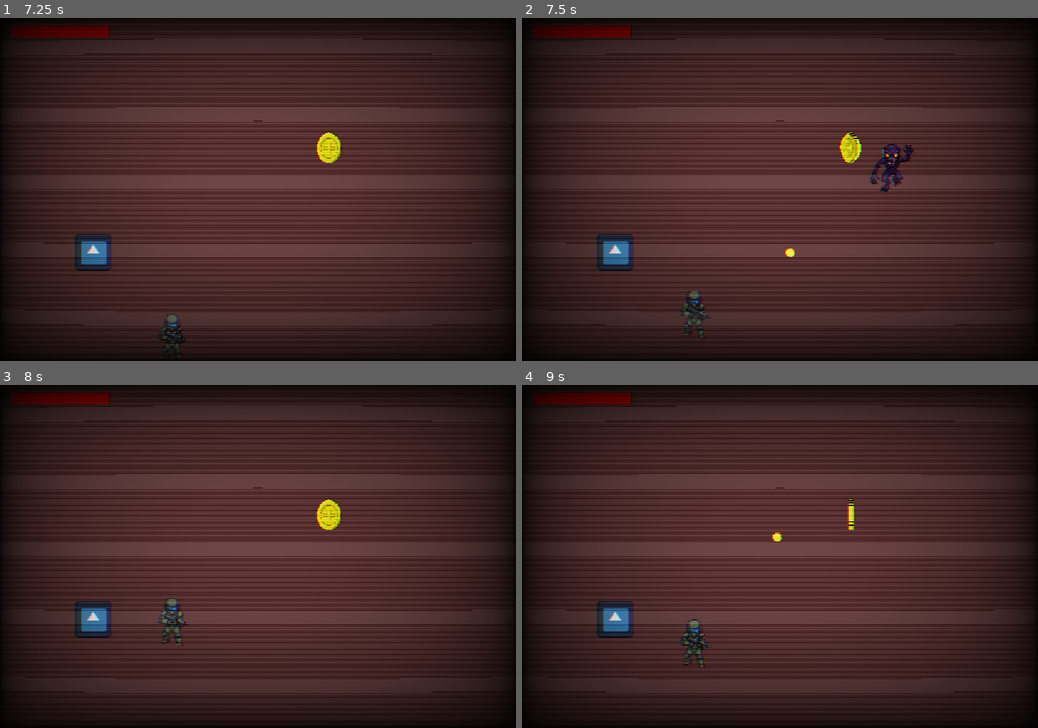
Above: before the commit, frames 1-4 (two rows, left to right).
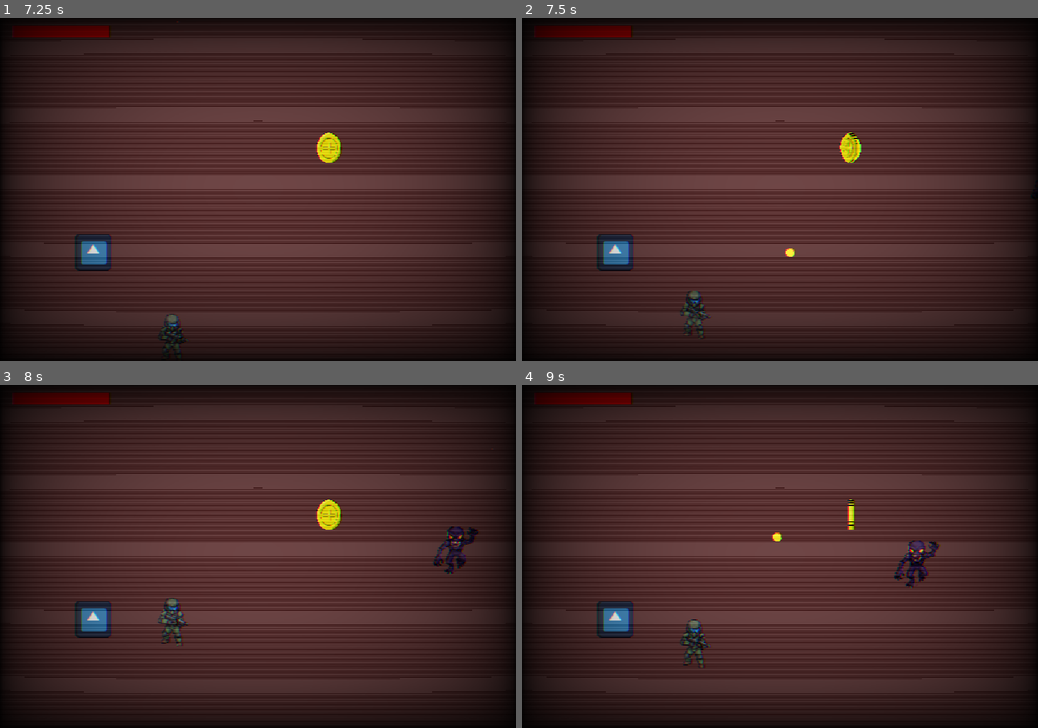
Above: after the commit, the same moments.

Repository: Krelian88/npa-game
Game: Godot game, scene res://Scene/main_menu.tscn
Same seed, same stepped clock (60 frames per second), same inputs: the game is played once before the commit and once after it. The engine's default icon, where the game draws it, is replaced by a stand-in: a white triangle on a blue panel in a dark square. Sound files missing from this copy of the repository are replaced by a short silence.
Inputs (mouse positions are in pixels of both pictures, inside the frame that each line leads up to):
- Up to frame 1 (7.25 s): click "PLAY" at 0.5 s; tap Enter (ui_accept) at 1.25, 1.52, 4.52 s; move the mouse to (371, 172) at 1.27 s; hold Right (Move Right) 1.28-2 s; click (371, 172) at 1.35 s; drag from (154, 206) to (330, 148) at 2.02 s; move the mouse to (309, 114) at 2.77 s; hold Right (Move Right) 2.78-3.5 s; click (309, 114) at 2.85 s; drag from (232, 258) to (92, 251) at 3.52 s; move the mouse to (412, 240) at 4.27 s; hold Left (Move Left) 4.28-5 s; click (412, 240) at 4.35 s; drag from (103, 138) to (92, 251) at 5.02 s; move the mouse to (283, 189) at 5.77 s; hold Down (Move Down) 5.78-6.5 s; click (283, 189) at 5.85 s; drag from (180, 103) to (154, 206) at 6.52 s
- Up to frame 2 (7.5 s): move the mouse to (893, 172) at 7.27 s; hold Up (Move Up) from 7.28 s (still down); click (893, 172) at 7.35 s
- Up to frame 3 (8 s): keep holding Up (Move Up); tap Enter (ui_accept) at 7.52 s
- Up to frame 4 (9 s): release Up (Move Up) at 8 s; drag from (676, 573) to (852, 515) at 8.02 s; move the mouse to (831, 481) at 8.77 s; hold Down (Move Down) from 8.78 s (still down); click (831, 481) at 8.85 s

Frame 1 is identical in both runs. In frame 2, 0.6% of the frame differs, in the area x 67-100%, y 36-53%; in frame 3, 0.5%; in frame 4, 0.6%.

Commit message:
Add spawn entry points with tweened enemy entry
Introduce SPAWN_ENTRIES to define per-segment spawn "from" and "to" points and update spawning logic to use those entries for both regular enemies and boss minions. New behavior sets an is_entering flag on spawned enemies and creates a Tween to move them from the entry point to the target, clearing the flag when the animation finishes. enemy_base.gd was updated to add the is_entering variable, an early return in _physics_process while entering, and a declared died signal. Changes make enemy spawn locations consistent and provide a smooth entry animation while preventing AI movement during spawn.

Diff:
--- a/Scripts/boss.gd
+++ b/Scripts/boss.gd
@@ -166,8 +166,18 @@
 	for i in range(count):
 		var scene = enemy_scenes[randi() % enemy_scenes.size()]
 		var minion : EnemyBase = scene.instantiate()
-		minion.position.x = randf_range(100, 980)
-		minion.position.y = randf_range(0, 750)
+		var entries : Array = segment_manager.SPAWN_ENTRIES[3]
+		var entry : Dictionary = entries[randi() % entries.size()]
+		minion.position = entry["from"]
+		minion.is_entering = true
+		var tween := create_tween()
+		tween.set_ease(Tween.EASE_OUT)
+		tween.set_trans(Tween.TRANS_QUAD)
+		tween.tween_property(minion, "position", entry["to"], 0.8)
+		tween.tween_callback(func():
+			if is_instance_valid(minion):
+				minion.is_entering = false
+		)
 		minion.died.connect(segment_manager.on_enemy_died)
 		get_parent().add_child(minion)
 		segment_manager.enemies_alive += 1
--- a/Scripts/enemy_base.gd
+++ b/Scripts/enemy_base.gd
@@ -1,11 +1,17 @@
 class_name EnemyBase
 extends CharacterBody2D
 
+# SIGNALS START HERE: *****************************
 signal died # ← declares the signal
+# SIGNALS END ************************************
 
+# VARIABLES START HERE: ******************************
 var enemy_health = 0
 var speed = 0
+var is_entering := false
+# VARIABLES END *************************************
 
+# FUNCTIONS START HERE: ****************************
 func take_damage() -> void:
 	enemy_health -= 1
 	if enemy_health <= 0:
@@ -16,8 +22,11 @@
 	pass
 
 func _physics_process(delta: float) -> void:
+	if is_entering:
+		return
 	var player = get_parent().get_node("Player")
 	if player:
 		var direction = global_position.direction_to(player.global_position)
 		velocity = speed * direction
 		move_and_slide()
+# FUNCTIONS END *****************************************
--- a/Scripts/segment_manager.gd
+++ b/Scripts/segment_manager.gd
@@ -11,6 +11,8 @@
 const SEGMENT_COUNT := 4
 const LEVEL_HEIGHT := 3000
 const SEGMENT_HEIGHT := 750 # LEVEL_HEIGHT PER SEGMENT_COUNT
+
+# SEGMENTS SIZE AND DIVISION:
 const SEGMENTS := [
 	{"y_min": 2250, "y_max": 3000, "start_x": 540, "start_y": 2850, "enemies": 3},
 	{"y_min": 1500, "y_max": 2250, "start_x": 540, "start_y": 2100, "enemies": 6},
@@ -18,6 +20,46 @@
 	{"y_min": 0,    "y_max": 750,  "start_x": 540, "start_y": 600, "enemies": 0}
 ]
 const SPAWN_MARGIN := 60
+
+# SEGMENTS POINT OF ENTRY FOR ENEMIES:
+const SPAWN_ENTRIES := [
+	# Segment 0 (y: 2250-3000) — top, left, right
+	[
+		{"from": Vector2(540, 2220),  "to": Vector2(540, 2420)},
+		{"from": Vector2(-40, 2625),  "to": Vector2(150, 2625)},
+		{"from": Vector2(1120, 2625), "to": Vector2(930, 2625)},
+	],
+	# Segment 1 (y: 1500-2250) — adds top-left and top-right corners
+	[
+		{"from": Vector2(540, 1470),  "to": Vector2(540, 1670)},
+		{"from": Vector2(-40, 1875),  "to": Vector2(150, 1875)},
+		{"from": Vector2(1120, 1875), "to": Vector2(930, 1875)},
+		{"from": Vector2(-40, 1470),  "to": Vector2(150, 1670)},
+		{"from": Vector2(1120, 1470), "to": Vector2(930, 1670)},
+	],
+	# Segment 2 (y: 750-1500) — adds upper-left, upper-right, and bottom middle
+	[
+		{"from": Vector2(540, 720),   "to": Vector2(540, 920)},
+		{"from": Vector2(-40, 1125),  "to": Vector2(150, 1125)},
+		{"from": Vector2(1120, 1125), "to": Vector2(930, 1125)},
+		{"from": Vector2(-40, 720),   "to": Vector2(150, 920)},
+		{"from": Vector2(1120, 720),  "to": Vector2(930, 920)},
+		{"from": Vector2(-40, 937),   "to": Vector2(150, 937)},
+		{"from": Vector2(1120, 937),  "to": Vector2(930, 937)},
+		{"from": Vector2(540, 1520),  "to": Vector2(540, 1330)},
+	],
+	# Segment 3 (y: 0-750) — boss minions, same layout as segment 2
+	[
+		{"from": Vector2(540, -30),   "to": Vector2(540, 170)},
+		{"from": Vector2(-40, 375),   "to": Vector2(150, 375)},
+		{"from": Vector2(1120, 375),  "to": Vector2(930, 375)},
+		{"from": Vector2(-40, -30),   "to": Vector2(150, 170)},
+		{"from": Vector2(1120, -30),  "to": Vector2(930, 170)},
+		{"from": Vector2(-40, 187),   "to": Vector2(150, 187)},
+		{"from": Vector2(1120, 187),  "to": Vector2(930, 187)},
+		{"from": Vector2(540, 770),   "to": Vector2(540, 580)},
+	],
+]
 #CONSTANTS END **************************************************
 
 #VARIABLES START HERE: ****************************************************
@@ -113,8 +155,18 @@
 	for i in range(batch):
 		var scene = enemy_scenes[randi() % enemy_scenes.size()]
 		var new_enemy : EnemyBase = scene.instantiate()
-		new_enemy.position.x = randi_range(SPAWN_MARGIN, 1080 - SPAWN_MARGIN)
-		new_enemy.position.y = randi_range(int(seg["y_min"]) + SPAWN_MARGIN, int(seg["y_max"]) - SPAWN_MARGIN)
+		var entries : Array = SPAWN_ENTRIES[current_segment]
+		var entry : Dictionary = entries[randi() % entries.size()]
+		new_enemy.position = entry["from"]
+		new_enemy.is_entering = true
+		var tween := create_tween()
+		tween.set_ease(Tween.EASE_OUT)
+		tween.set_trans(Tween.TRANS_QUAD)
+		tween.tween_property(new_enemy, "position", entry["to"], 0.8)
+		tween.tween_callback(func():
+			if is_instance_valid(new_enemy):
+				new_enemy.is_entering = false
+		)
 		new_enemy.died.connect(on_enemy_died)
 		get_parent().add_child(new_enemy)
 		enemies_to_spawn -= 1
